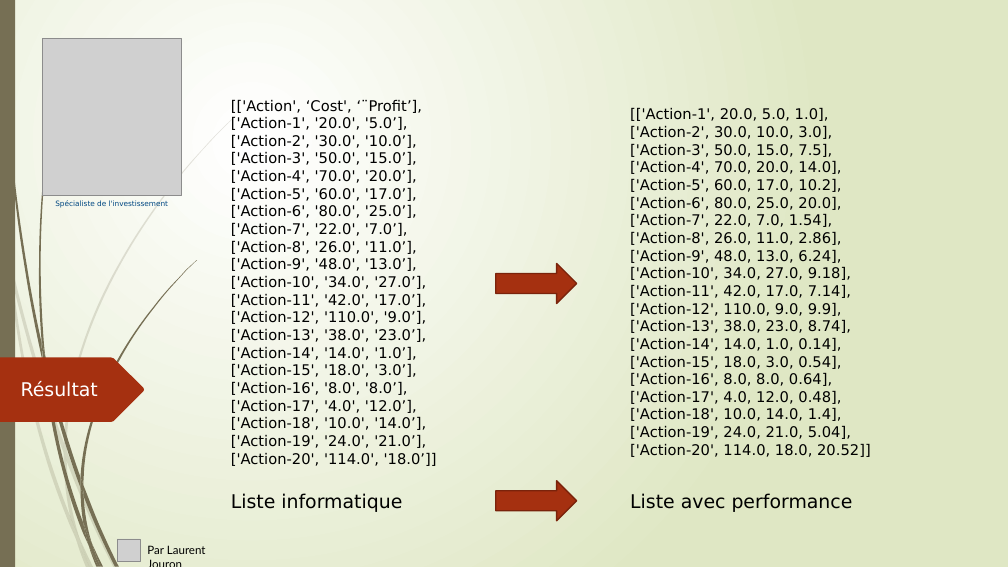
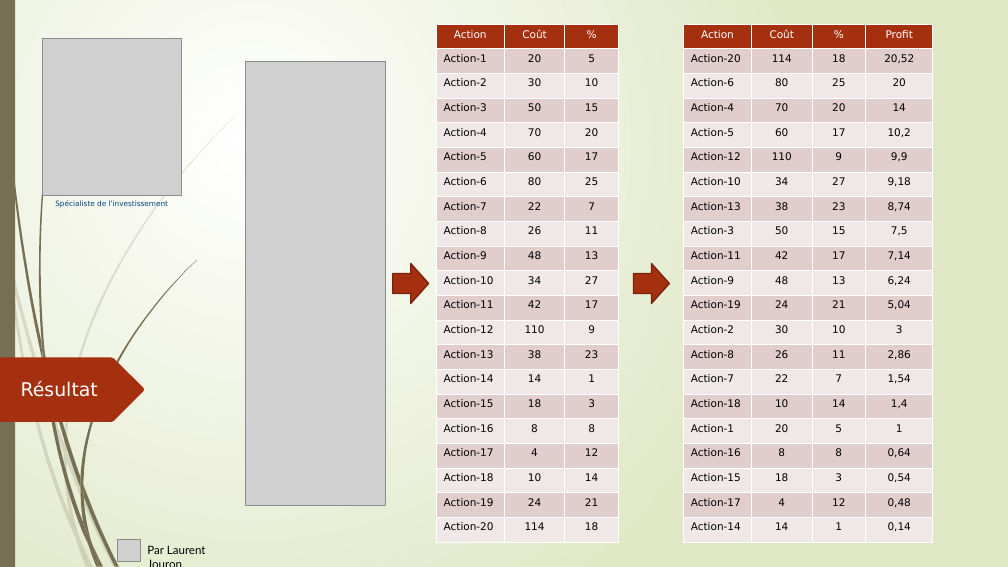
Before and after one commit to LaurentJouron/Python_algo_invest_trade, a slide deck: slide 3 of pptx/algo invest.pptx (slide 5 before the commit). Drawn at 1008x567 pixels with LibreOffice and Linux fonts; fonts in the diff are those of the drawing; grey boxes stand for pictures. Boxes give left, top, right and bottom in pixels: in the first picture for what was removed or moved away, otherwise in the second. Text is boxed around its words. In the diff, an @@ line names an element or a change of style, - is before the commit and + after.

```diff
--- a/pptx/algo invest.pptx
+++ b/pptx/algo invest.pptx
@@ table added at (436,25,619,543), 21 rows, 3 columns @@
+Action | Coût | %
+Action-1 | 20 | 5
+Action-2 | 30 | 10
+Action-3 | 50 | 15
+Action-4 | 70 | 20
+Action-5 | 60 | 17
+Action-6 | 80 | 25
+Action-7 | 22 | 7
+Action-8 | 26 | 11
+Action-9 | 48 | 13
+Action-10 | 34 | 27
+Action-11 | 42 | 17
+Action-12 | 110 | 9
+Action-13 | 38 | 23
+Action-14 | 14 | 1
+Action-15 | 18 | 3
+Action-16 | 8 | 8
+Action-17 | 4 | 12
+Action-18 | 10 | 14
+Action-19 | 24 | 21
+Action-20 | 114 | 18
@@ table added at (684,25,933,543), 21 rows, 4 columns @@
+Action | Coût | % | Profit
+Action-20 | 114 | 18 | 20,52
+Action-6 | 80 | 25 | 20
+Action-4 | 70 | 20 | 14
+Action-5 | 60 | 17 | 10,2
+Action-12 | 110 | 9 | 9,9
+Action-10 | 34 | 27 | 9,18
+Action-13 | 38 | 23 | 8,74
+Action-3 | 50 | 15 | 7,5
+Action-11 | 42 | 17 | 7,14
+Action-9 | 48 | 13 | 6,24
+Action-19 | 24 | 21 | 5,04
+Action-2 | 30 | 10 | 3
+Action-8 | 26 | 11 | 2,86
+Action-7 | 22 | 7 | 1,54
+Action-18 | 10 | 14 | 1,4
+Action-1 | 20 | 5 | 1
+Action-16 | 8 | 8 | 0,64
+Action-15 | 18 | 3 | 0,54
+Action-17 | 4 | 12 | 0,48
+Action-14 | 14 | 1 | 0,14
@@ picture added at (246,62,385,506) @@
@@ text removed at (231,99,437,466) @@
-[['Action', ‘Cost', ‘¨Profit’],
-['Action-1', '20.0', '5.0’],
-['Action-2', '30.0', '10.0’],
-['Action-3', '50.0', '15.0’],
-['Action-4', '70.0', '20.0’],
-['Action-5', '60.0', '17.0’],
-['Action-6', '80.0', '25.0’],
-['Action-7', '22.0', '7.0’],
-['Action-8', '26.0', '11.0’],
-['Action-9', '48.0', '13.0’],
-['Action-10', '34.0', '27.0’],
-['Action-11', '42.0', '17.0’],
-['Action-12', '110.0', '9.0’],
-['Action-13', '38.0', '23.0’],
-['Action-14', '14.0', '1.0’],
-['Action-15', '18.0', '3.0’],
-['Action-16', '8.0', '8.0’],
-['Action-17', '4.0', '12.0’],
-['Action-18', '10.0', '14.0’],
-['Action-19', '24.0', '21.0’],
-['Action-20', '114.0', '18.0’]]
@@ text removed at (630,108,871,457) @@
-[['Action-1', 20.0, 5.0, 1.0], ['Action-2', 30.0, 10.0, 3.0], ['Action-3', 50.0, 15.0, 7.5], ['Action-4', 70.0, 20.0, 14.0], ['Action-5', 60.0, 17.0, 10.2], ['Action-6', 80.0, 25.0, 20.0], ['Action-7', 22.0, 7.0, 1.54], ['Action-8', 26.0, 11.0, 2.86], ['Action-9', 48.0, 13.0, 6.24], ['Action-10', 34.0, 27.0, 9.18], ['Action-11', 42.0, 17.0, 7.14], ['Action-12', 110.0, 9.0, 9.9], ['Action-13', 38.0, 23.0, 8.74], ['Action-14', 14.0, 1.0, 0.14], ['Action-15', 18.0, 3.0, 0.54], ['Action-16', 8.0, 8.0, 0.64], ['Action-17', 4.0, 12.0, 0.48], ['Action-18', 10.0, 14.0, 1.4], ['Action-19', 24.0, 21.0, 5.04], ['Action-20', 114.0, 18.0, 20.52]]
@@ right arrow added at (393,263,429,303), fill #A53010, outline #7A240C 1.25 pt @@
@@ right arrow: place and size @@
-right arrow at (496,263,577,303)
+right arrow at (634,263,669,303)
@@ text removed at (231,493,402,512) @@
-Liste informatique
@@ right arrow removed at (496,481,577,521) @@
@@ text removed at (630,493,853,512) @@
-Liste avec performance
```
Also in this commit, not shown: 5 other slides changed, 4 slides added, 2 slides removed, 6 other files.
